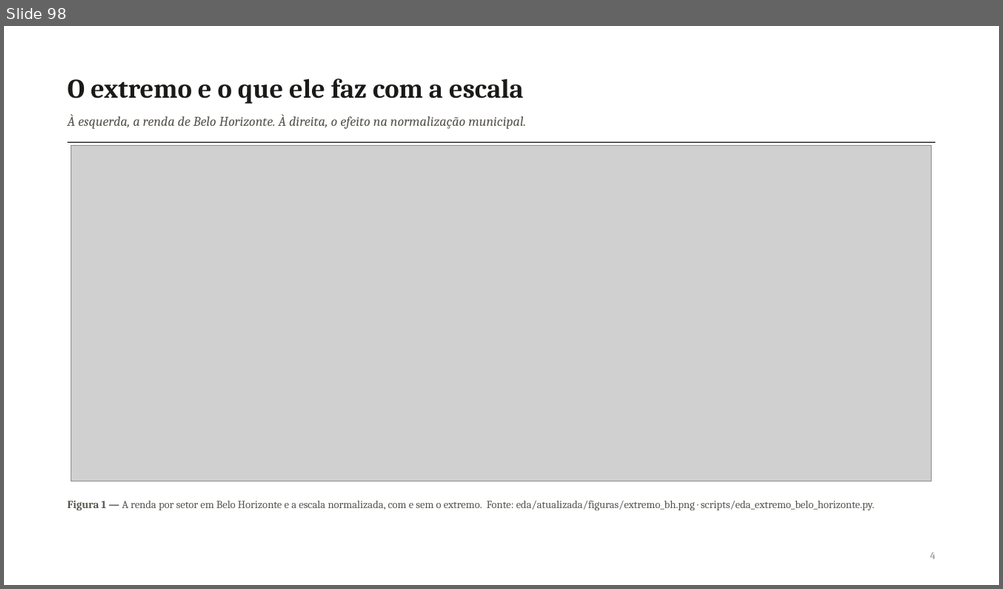
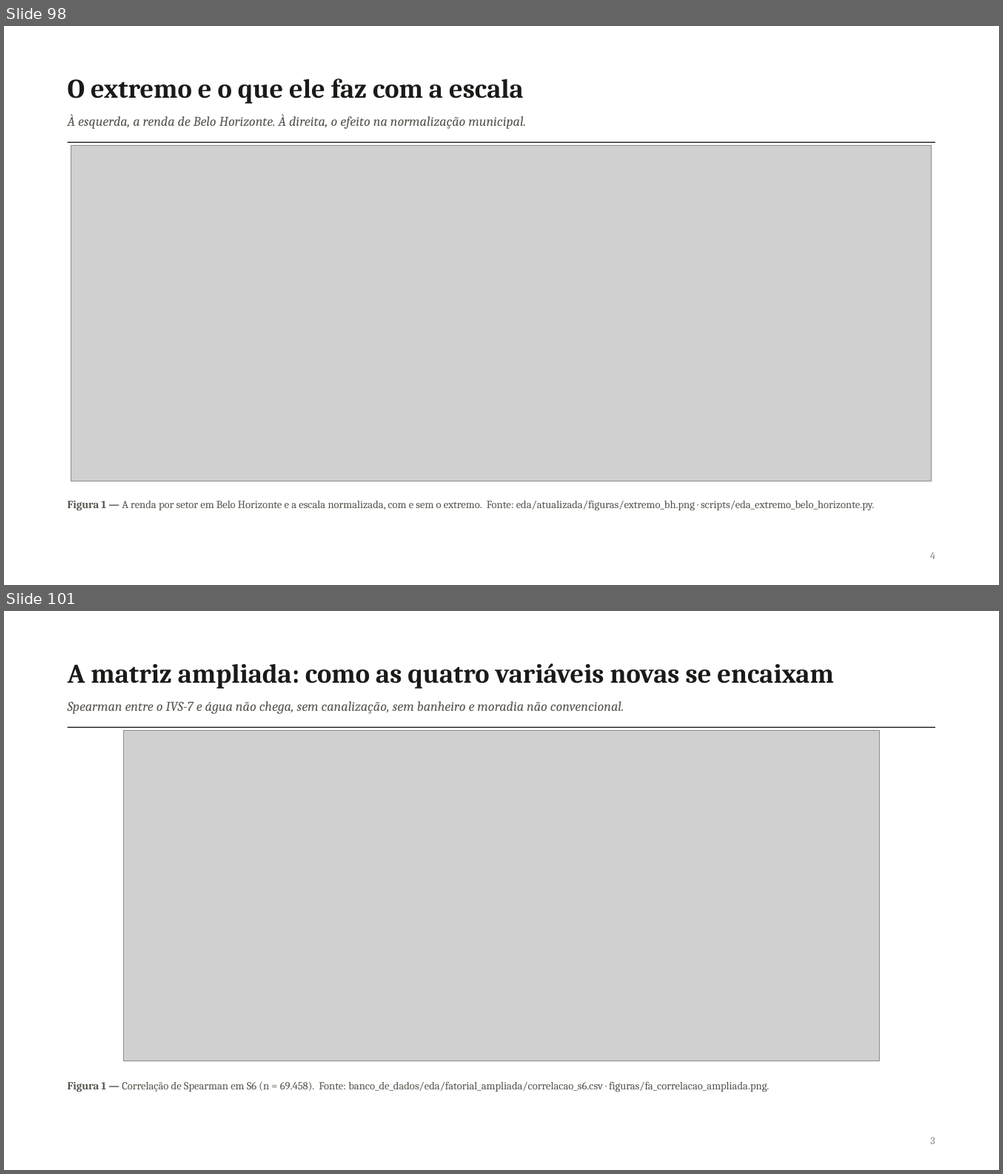
Before and after one commit to pedrinndias/Projeto_IVS_Censo, a slide deck: docs/Apresentacoes_IVS/Analise_Fatorial_NB04_2026-09.pptx. Shown one above the other, each under a label of ours: slide 98 before the commit, slides 98 and 101 after it; the slides between them are not shown. The pictures are 1003x589 and 1003x1174 pixels, drawn with LibreOffice and Linux fonts; fonts in the diff are those of the drawing; grey boxes stand for pictures. Boxes give left, top, right and bottom in pixels: in the first picture for what was removed or moved away, otherwise in the second. Text is boxed around its words. In the diff, an @@ line names an element or a change of style, - is before the commit and + after.

Commit message:
feat(apresentacao): anexa o bloco de slides da fatorial ampliada (4.2.2)
scripts/gerar_slides_fatorial_ampliada.js (novo, no padrão de
gerar_slides_extremo_bh.js/deck_comum.js): 8 slides -- divisoria; as onze
demandas e onde cada resposta esta; a matriz de Spearman ampliada
(figura); a grade de cenarios S0-S7 (n, KMO, Kaiser/Horn, peso Varimax
F1, AUC indice x renda sozinha); o plano fatorial de S6 em tres rotacoes
(figura, conferida rotulo a rotulo antes de usar); o lixo (fator proprio
por cenario e sensibilidade a excluir 1 municipio); a estrutura municipal
(postos dentro do municipio, indice supera a renda sozinha em 2 de 3
cenarios); o que fica para a orientadora decidir. Todo numero sai dos
CSVs de banco_de_dados/eda/fatorial_ampliada/ -- nenhum digitado.

Anexado ao deck real com scripts/juntar_decks.py, a partir da copia do
HEAD anterior (nunca do deck ja anexado): 98 -> 106 slides, 106 notas,
21 EXPLICAR intactas. Validador OOXML da skill pptx contra o HEAD
anterior: as mesmas 3 violacoes de ID (masters duplicados) que ja
existiam antes, zero erros novos. Os 8 slides novos renderizados um a
um (LibreOffice -> PDF -> PNG, via pypdf) e conferidos contra colisao de
texto e tabela fora da margem -- um bug pego nessa conferencia (aspas
duplas da descricao de S6 no CSV, "tudo isso", quebrando o split
ingênuo por ';') e corrigido no leitor de CSV do gerador antes deste
commit. pytest -q: 79 passed (nenhum codigo de src/ mudou).

```diff
--- a/docs/Apresentacoes_IVS/Analise_Fatorial_NB04_2026-09.pptx
+++ b/docs/Apresentacoes_IVS/Analise_Fatorial_NB04_2026-09.pptx
@@ slide 101 added at bbox=[4, 611, 999, 1170], background #FFFFFF @@
@@ text added at bbox=[68, 664, 834, 689], 26 pt, text #1A1A18, bold @@
+A matriz ampliada: como as quatro variáveis novas se encaixam
@@ text added at bbox=[68, 701, 623, 714], 13 pt, text #56534C, italic @@
+Spearman entre o IVS-7 e água não chega, sem canalização, sem banheiro e moradia não convencional.
@@ line added from (68, 727) to (935, 727), #1A1A18 1 pt @@
@@ picture added at bbox=[123, 730, 879, 1062] @@
@@ text added at bbox=[68, 1082, 768, 1092], 10.5 pt, text #56534C @@
+Figura 1 — Correlação de Spearman em S6 (n = 69.458). Fonte: banco_de_dados/eda/fatorial_ampliada/correlacao_s6.csv · figuras/fa_correlacao_ampliada.png.
@@ text added at bbox=[930, 1137, 934, 1145], 10 pt, text #8B877E @@
+3
```
Also in this commit, not shown: 7 other slides added, 1 other file.
